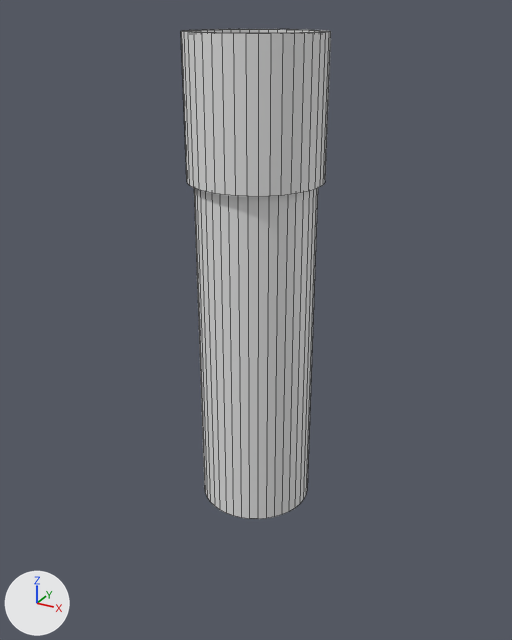
What one commit did to the Blender file hatstand.blend.
The view is the same before and after, from a 50 mm camera at (4.95, -9.0, 1.28) aimed at (-0.03, 0.06, -3.25). The axes (+X, +Y, +Z) are drawn at lower left. The lights are the same throughout. The older version comes first. Mesh edges are drawn as thin lines.
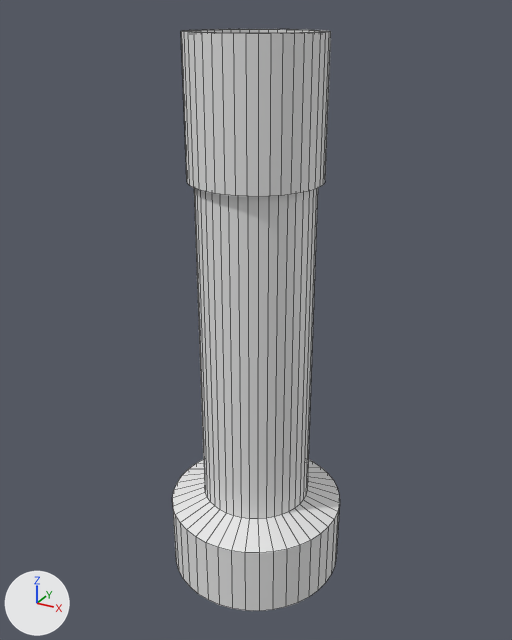
Commit message: updated my hat

The change in detail:
me_cylinder_003 is used by ob_cylinder; location (0.0, 0.0, 0.0).
me_cylinder_003 had 164 vertices, 125 faces and spanned x -1.0..1.0, y -1.0..1.0, z -6.38..1.0.
me_cylinder_003 now has 246 vertices, 207 faces and spans x -1.47..1.47, y -1.47..1.47, z -7.8..1.0.
Part 1, on me_cylinder_003:
1 face is deleted.
41 vertices are added at x -1.47..1.47, y -1.47..1.47, z -7.8.
41 new vertices lie (0.0, 0.0, 1.21) away from vertices in x -1.47..1.47, y -1.47..1.47, z -7.8.
83 new faces join them.

Location of each change, (x1, y1, x2, y2) in pixels of the pictures (512 x 640 px):
'Cylinder', reshaped (12% wider, 19% taller): before (181, 29, 331, 519); after (172, 29, 340, 611)
part 1 of me_cylinder_003, built on: after (172, 459, 340, 611)
